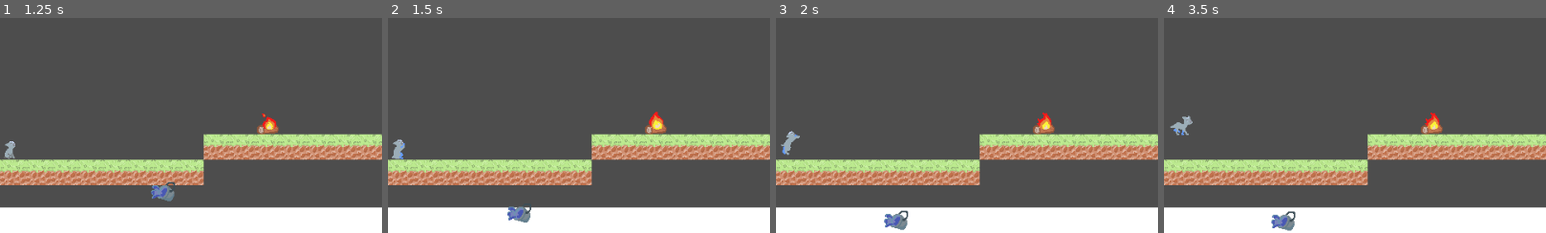
Above: before the commit, frames 1-4 (left to right).
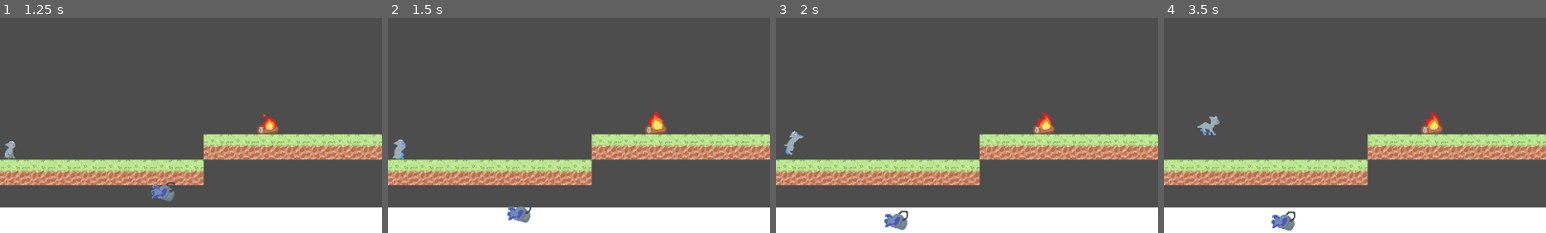
Above: after the commit, the same moments.

Repository: TechPowerAwaits/calgaryhacks-2025
Game: Godot game, scene res://level_1.tscn
Same seed, same stepped clock (60 frames per second), same inputs: the game is played once before the commit and once after it.
Inputs (mouse positions are % of the whole screen's width and height, from its top left):
- Up to frame 1 (1.25 s): drag from (16, 97) to (35, 74) at 0.52 s
- Up to frame 2 (1.5 s): drag from (30, 55) to (62, 68) at 1.27 s
- Up to frame 3 (2 s): no input
- Up to frame 4 (3.5 s): move the mouse to (60, 28) at 2.02 s; click (60, 28) at 2.17 s; drag from (45, 70) to (20, 35) at 2.77 s
The pictures show only the part of the screen within x 0-50%, y 50-100%; the shares and areas given below are measured in that part.

Frame 1 is identical in both runs. In frame 2, less than 0.1% of the frame differs, in the area x 1-5%, y 56-66%; in frame 3, 0.2%; in frame 4, 0.5%, in the area x 1-15%, y 45-55%.

Commit message:
Jumps now move you forwards
How novel.

Diff:
--- a/wolf.gd
+++ b/wolf.gd
@@ -22,6 +22,7 @@
 			jump();
 	if perform_jump:
 		apply_central_force(Vector2.UP * 1000);
+		apply_central_force(Vector2.RIGHT * speed);
 
 
 func jump():
